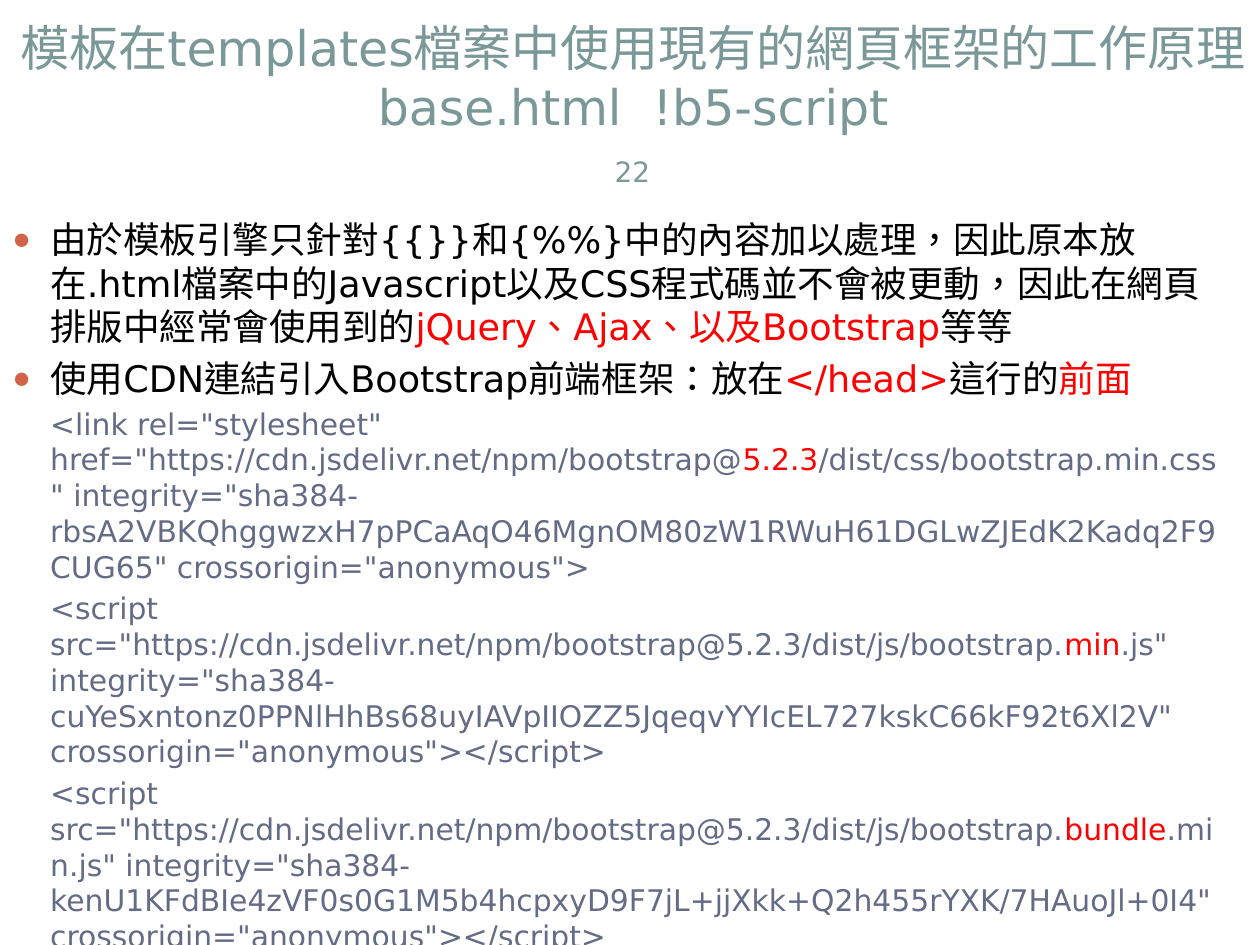
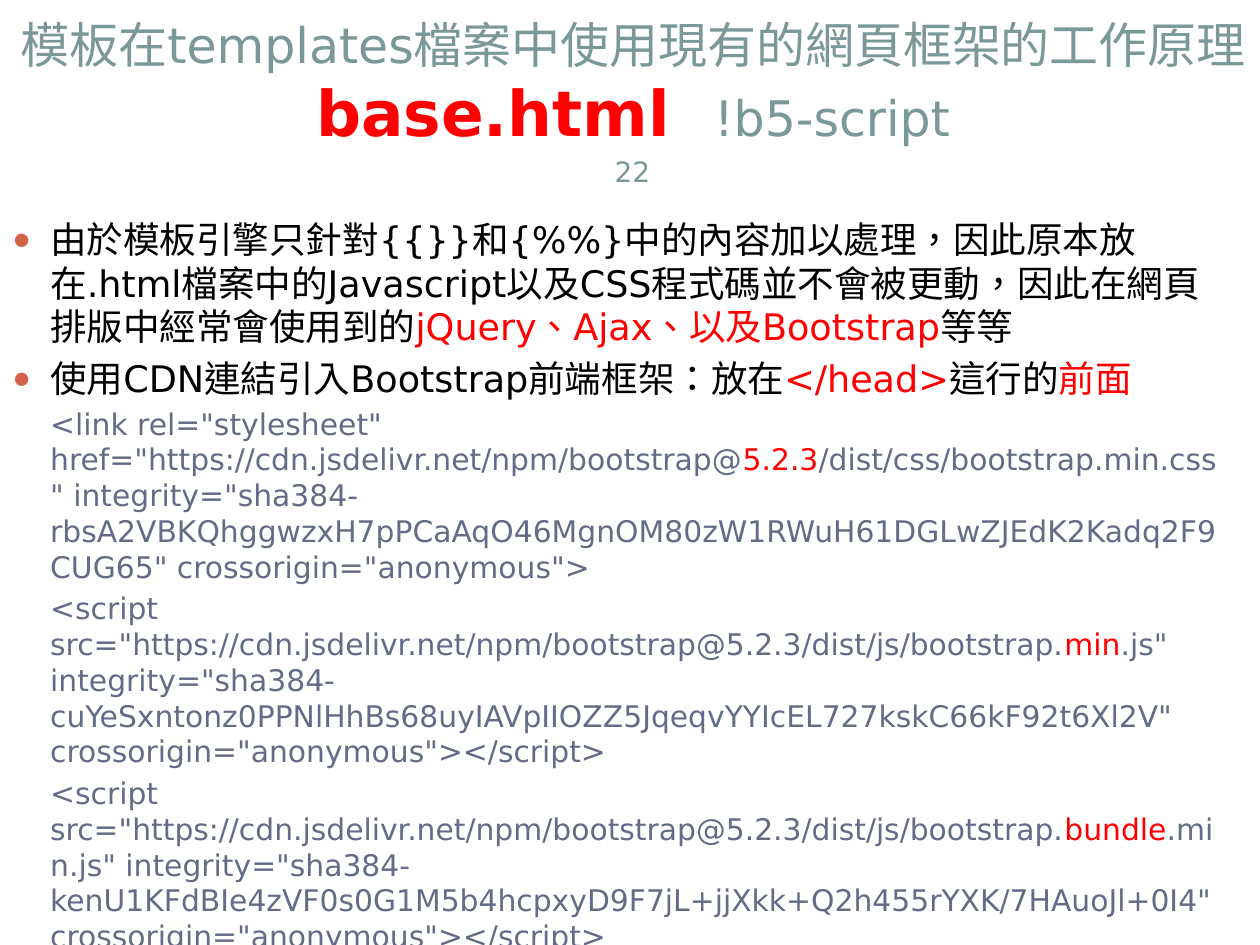
Before and after one commit to jacktea88/406django, a slide deck: slide 22 of ch06/Django4-ch06.pptx. Drawn at 1260x945 pixels with LibreOffice and Linux fonts; fonts in the diff are those of the drawing. Boxes give left, top, right and bottom in pixels: in the first picture for what was removed or moved away, otherwise in the second. Text is boxed around its words. In the diff, an @@ line names an element or a change of style, - is before the commit and + after.

```diff
--- a/ch06/Django4-ch06.pptx
+++ b/ch06/Django4-ch06.pptx
@@ title "模板在templates檔案中使用現有的網頁框架的工作原理 base.html !b5-script" at (21, 22, 1246, 146): size 28 to 36 pt, text colour #7C999A to #FF0000, bold on in "base.html" @@
```
Also in this commit, not shown: 2 other slides changed, 6 other files.
